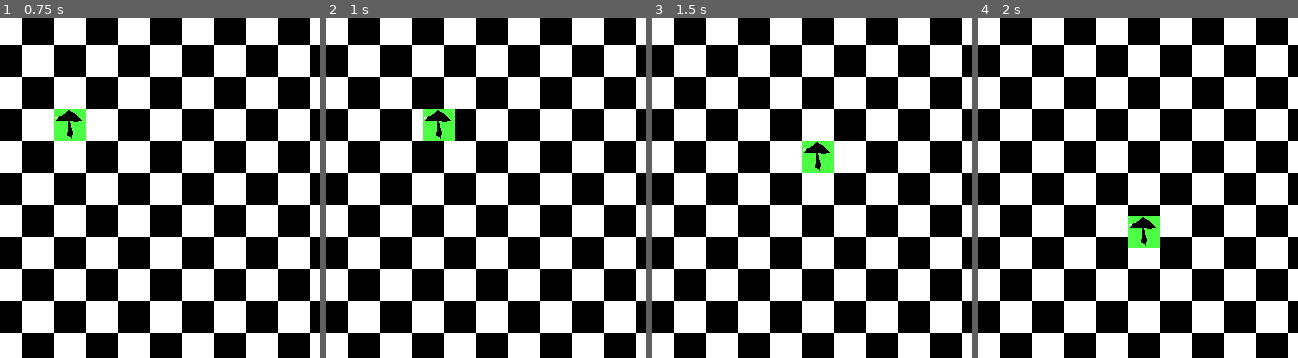
Above: before the commit, frames 1-4 (left to right).
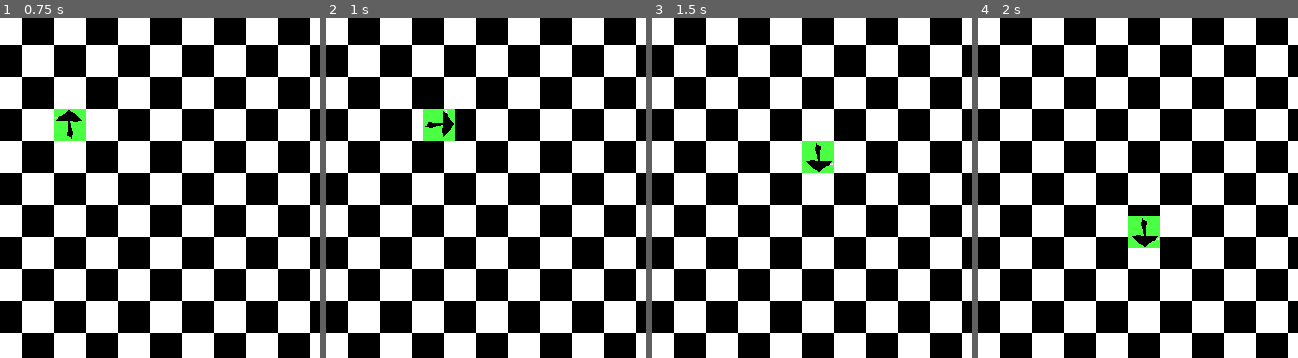
Above: after the commit, the same moments.

Repository: CWmain/looper
Game: Godot game, scene res://Scene/main.tscn
Same seed, same stepped clock (60 frames per second), same inputs: the game is played once before the commit and once after it.
Inputs:
- Up to frame 1 (0.75 s): tap Enter at 0.5 s; hold D (Right) from 0.53 s (still down)
- Up to frame 2 (1 s): keep holding D (Right)
- Up to frame 3 (1.5 s): release D (Right) at 1.28 s; hold S (Down) from 1.28 s (still down)
- Up to frame 4 (2 s): keep holding S (Down)
The pictures show only the part of the screen within x 37-87%, y 36-85%; the shares and areas given below are measured in that part.

Frame 1 is identical in both runs. In frame 2, 0.3% of the frame differs, in the area x 30-40%, y 27-36%; in frame 3, 0.3%; in frame 4, 0.3%.

Commit message:
Added an enter portal particle, added a past portal to show the end  point of your past selves

Diff:
--- a/Objects/Board/board.gd
+++ b/Objects/Board/board.gd
@@ -2,6 +2,7 @@
 
 @export var looper_scene: PackedScene
 @export var portal_scene: PackedScene
+@export var past_portal_scene: PackedScene
 @export var spawnLocation: Vector2 = Vector2(9,9)
 @onready var tick: Timer = $Tick
 var tickCount: int = 0
@@ -30,6 +31,8 @@
 var current_portal: Object
 var old_portals: Array
 var usedPortalPositions: Array
+
+@onready var portal_explosion: CPUParticles2D = $PortalExplosion
 
 signal game_over
 
@@ -124,8 +127,13 @@
 		# Increment score
 		score += 1
 		pause_game()
-		# Move portal to new location
+		# Explode and Move portal to new location
+		portal_explosion.position = gridToReal(portal_pos) + Vector2(16, 16)
+		portal_explosion.emitting = true
+		placePastPortal()
 		move_portal()
+
+		loopers[-1].reachedPortal()
 
 		# Reset all loopers to start pos
 		for looper in loopers:
@@ -165,6 +173,8 @@
 	for looper in loopers:
 		looper.queue_free()
 	loopers.clear()
+	for portal in old_portals:
+		portal.queue_free()
 	old_portals.clear()
 	usedPortalPositions.clear()
 	score = 0
@@ -192,3 +202,9 @@
 func gridToReal(gridPos: Vector2) -> Vector2:
 	var realPos = (gridPos * cell_size)
 	return realPos
+
+func placePastPortal() -> void:
+	var new_past_portal = past_portal_scene.instantiate()
+	add_child(new_past_portal)
+	old_portals.append(new_past_portal)
+	old_portals[-1].position = current_portal.position
--- a/Objects/Board/board.tscn
+++ b/Objects/Board/board.tscn
@@ -1,9 +1,11 @@
-[gd_scene load_steps=5 format=3 uid="uid://c7mh08j832gep"]
+[gd_scene load_steps=7 format=3 uid="uid://c7mh08j832gep"]
 
 [ext_resource type="Script" uid="uid://cexs2ragjstqf" path="res://Objects/Board/board.gd" id="1_7cpxs"]
 [ext_resource type="Texture2D" uid="uid://cwcwssbtt61ol" path="res://Objects/Board/Board.png" id="1_aqkxy"]
 [ext_resource type="PackedScene" uid="uid://bcrhuql2nuymv" path="res://Objects/Looper/looper.tscn" id="3_jxd0u"]
 [ext_resource type="PackedScene" uid="uid://dua5j1exfkurb" path="res://Objects/TimePortal/time_portal.tscn" id="4_s138n"]
+[ext_resource type="PackedScene" uid="uid://buygbq57qa0ek" path="res://Particles/portal_explosion.tscn" id="5_0ar7e"]
+[ext_resource type="PackedScene" uid="uid://klcmf8ahv2fv" path="res://Objects/PastPortal/past_portal.tscn" id="5_17ue4"]
 
 [node name="Board" type="Sprite2D"]
 texture = ExtResource("1_aqkxy")
@@ -11,6 +13,9 @@
 script = ExtResource("1_7cpxs")
 looper_scene = ExtResource("3_jxd0u")
 portal_scene = ExtResource("4_s138n")
+past_portal_scene = ExtResource("5_17ue4")
 
 [node name="Tick" type="Timer" parent="."]
 wait_time = 0.2
+
+[node name="PortalExplosion" parent="." instance=ExtResource("5_0ar7e")]
--- a/Objects/Looper/looper.gd
+++ b/Objects/Looper/looper.gd
@@ -10,6 +10,31 @@
 # Location data will be stored as grid coordinates
 var locationData: Array[Vector2]
 var currentTween: Tween
+
+func face_movement_direction(lookup: int) -> void:
+	# If less than 2 location exists, default to up
+	if len(locationData) < 2:
+		sprite.rotation = 0
+		return
+
+	# Look up current and minus previous than rotate to face
+	var moveDirection: Vector2
+	if lookup < 1:
+		moveDirection = locationData[-1] - locationData[-2]
+	else:
+		moveDirection = locationData[lookup] - locationData[lookup-1]
+
+
+	match moveDirection:
+		Vector2(0, 1):
+			sprite.rotation = PI
+		Vector2(1, 0):
+			sprite.rotation = PI/2
+		Vector2(-1, 0):
+			sprite.rotation = 3*PI/2
+		# Default to the up direction
+		_:
+			sprite.rotation = 0
 
 func startingLocation(loc: Vector2) -> void:
 	print("Adding start location")
@@ -31,6 +56,7 @@
 		printerr("NO PARENT WILL NOT WORK")
 		return
 	locationData.append(newLocation)
+	face_movement_direction(-1)
 	currentTween = create_tween()
 	currentTween.tween_property(self, "position", board.gridToReal(newLocation), tweenTime)
 
@@ -38,7 +64,7 @@
 func setLocation(newLocation: Vector2) -> void:
 	# Ensure any previous movement is completed before moving
 	kill_active_tween()
-
+	sprite.show()
 	var board = get_parent()
 	if board == null:
 		printerr("NO PARENT WILL NOT WORK")
@@ -49,7 +75,7 @@
 # Assumed they have been correctly reset to the start
 func play_tick_location(tick: int) -> void:
 	var toCheck: int = tick if tick < len(locationData) else len(locationData)-1
-
+	face_movement_direction(toCheck)
 	# Ensure any previous movement is completed before moving
 	kill_active_tween()
 
@@ -74,3 +100,6 @@
 func kill_active_tween() -> void:
 	if currentTween != null and currentTween.is_running():
 		currentTween.kill()
+
+func reachedPortal() -> void:
+	sprite.hide()
--- a/Objects/Looper/looper.tscn
+++ b/Objects/Looper/looper.tscn
@@ -9,5 +9,5 @@
 
 [node name="Sprite2D" type="Sprite2D" parent="."]
 z_index = 1
+position = Vector2(16, 16)
 texture = ExtResource("2_dt7v5")
-offset = Vector2(16, 16)
--- /dev/null
+++ b/Objects/PastPortal/past_portal.tscn
@@ -0,0 +1,44 @@
+[gd_scene load_steps=7 format=3 uid="uid://klcmf8ahv2fv"]
+
+[ext_resource type="Texture2D" uid="uid://1pylj3b33kpl" path="res://Objects/PastPortal/PastPortal.png" id="1_yj6jy"]
+
+[sub_resource type="AtlasTexture" id="AtlasTexture_d1nll"]
+atlas = ExtResource("1_yj6jy")
+region = Rect2(0, 0, 32, 32)
+
+[sub_resource type="AtlasTexture" id="AtlasTexture_jymea"]
+atlas = ExtResource("1_yj6jy")
+region = Rect2(32, 0, 32, 32)
+
+[sub_resource type="AtlasTexture" id="AtlasTexture_klgdj"]
+atlas = ExtResource("1_yj6jy")
+region = Rect2(64, 0, 32, 32)
+
+[sub_resource type="AtlasTexture" id="AtlasTexture_2daes"]
+atlas = ExtResource("1_yj6jy")
+region = Rect2(96, 0, 32, 32)
+
+[sub_resource type="SpriteFrames" id="SpriteFrames_fj3jl"]
+animations = [{
+"frames": [{
+"duration": 1.0,
+"texture": SubResource("AtlasTexture_d1nll")
+}, {
+"duration": 1.0,
+"texture": SubResource("AtlasTexture_jymea")
+}, {
+"duration": 1.0,
+"texture": SubResource("AtlasTexture_klgdj")
+}, {
+"duration": 1.0,
+"texture": SubResource("AtlasTexture_2daes")
+}],
+"loop": true,
+"name": &"default",
+"speed": 5.0
+}]
+
+[node name="PastPortal" type="AnimatedSprite2D"]
+sprite_frames = SubResource("SpriteFrames_fj3jl")
+autoplay = "default"
+offset = Vector2(16, 16)
--- /dev/null
+++ b/Objects/TimePortal/time_portal.gd
@@ -0,0 +1,6 @@
+extends AnimatedSprite2D
+
+@onready var portal_explosion: CPUParticles2D = $PortalExplosion
+
+func looperEnteredPortal() -> void:
+	portal_explosion.emitting = true
--- /dev/null
+++ b/Particles/portal_explosion.tscn
@@ -0,0 +1,22 @@
+[gd_scene load_steps=2 format=3 uid="uid://buygbq57qa0ek"]
+
+[sub_resource type="Gradient" id="Gradient_i5j1j"]
+offsets = PackedFloat32Array(0.32, 0.64)
+colors = PackedColorArray(0.356863, 0, 0.537255, 1, 0.698039, 0, 1, 1)
+
+[node name="PortalExplosion" type="CPUParticles2D"]
+z_index = 2
+emitting = false
+amount = 20
+lifetime = 0.5
+one_shot = true
+explosiveness = 1.0
+direction = Vector2(0, 0)
+spread = 180.0
+gravity = Vector2(0, 0)
+initial_velocity_min = 10.0
+initial_velocity_max = 100.0
+scale_amount_min = 5.0
+scale_amount_max = 10.0
+color = Color(0.698039, 0, 1, 1)
+color_ramp = SubResource("Gradient_i5j1j")
--- /dev/null
+++ b/default_bus_layout.tres
@@ -0,0 +1,15 @@
+[gd_resource type="AudioBusLayout" format=3 uid="uid://be5n85u6djcn4"]
+
+[resource]
+bus/1/name = &"SFX"
+bus/1/solo = false
+bus/1/mute = false
+bus/1/bypass_fx = false
+bus/1/volume_db = 0.0
+bus/1/send = &"Master"
+bus/2/name = &"Music"
+bus/2/solo = false
+bus/2/mute = false
+bus/2/bypass_fx = false
+bus/2/volume_db = 0.0
+bus/2/send = &"Master"
Binary file added: Objects/PastPortal/PastPortal.png
Not shown, added: Objects/PastPortal/PastPortal.png.import
Not shown, added: Objects/TimePortal/time_portal.gd.uid
Not shown, added: credits.txt
Not shown, added: Objects/TimePortal/time_portal.tscn1551211007.tmp
